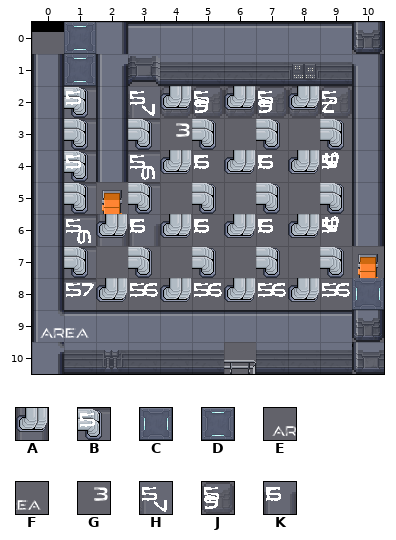
One commit to this Tiled map: cocos/Code/assets/resources/map/map_1-1-N-3.tmx. Above, as it was before the edit.
Cells are 32x32 px. Shown: x 0..10, y 0..10.
Key: from "proba_scifi": A 23, B 42, C 144, D 145, E 150, F 151, G 155; from "scifi_tileset_02": H 12, J 21, K 22.
_ is an empty cell, # one hidden under a higher layer.
Layers that did not change in this view are not listed.
Layer "sh" before, first column x 0:
 0 _#_________
 1 _#_________
 2 _B_HJJJJJJ_
 3 _B_B_______
 4 _B_B_______
 5 _B_B_______
 6 _BAK_______
 7 _B_________
 8 _B________#
 9 ___________
10 ___________
Layer "p" before, first column x 0:
 0 _D_________
 1 _D_________
 2 ___________
 3 ____G______
 4 ___________
 5 ___________
 6 ___________
 7 ___________
 8 __________C
 9 EF_________
10 ___________
After:
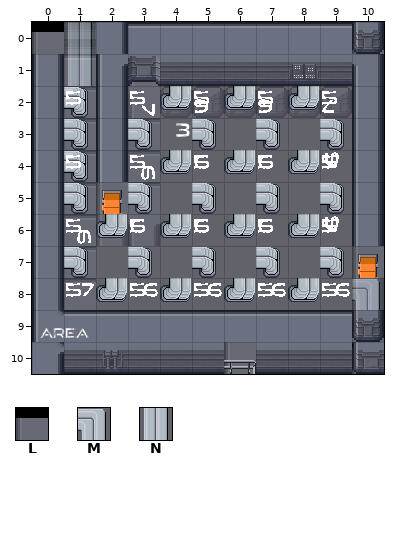
Further tiles: from "scifi_tileset_02": L 35, M 180, N 181.
See-through tiles are keyed as they look on the map.
What changed:
Layer "f":
There is now tile M in row 8 at x 10.
There is now tile N in rows 0 to 1 at x 1.
Layer "sh":
There is now tile L in row 0 at x 0; in row 5 at x 2; in row 7 at x 10; in row 10 at x 6.
Layer "p":
Tile C is removed in row 8 at x 10.
Tile D is removed in rows 0 to 1 at x 1.
Changed places in both pictures, as pixel boxes (x1, y1, x2, y2):
changed: (32, 22, 96, 86)
added: (96, 182, 128, 214)
changed: (352, 246, 384, 310)
added: (224, 342, 256, 374)
